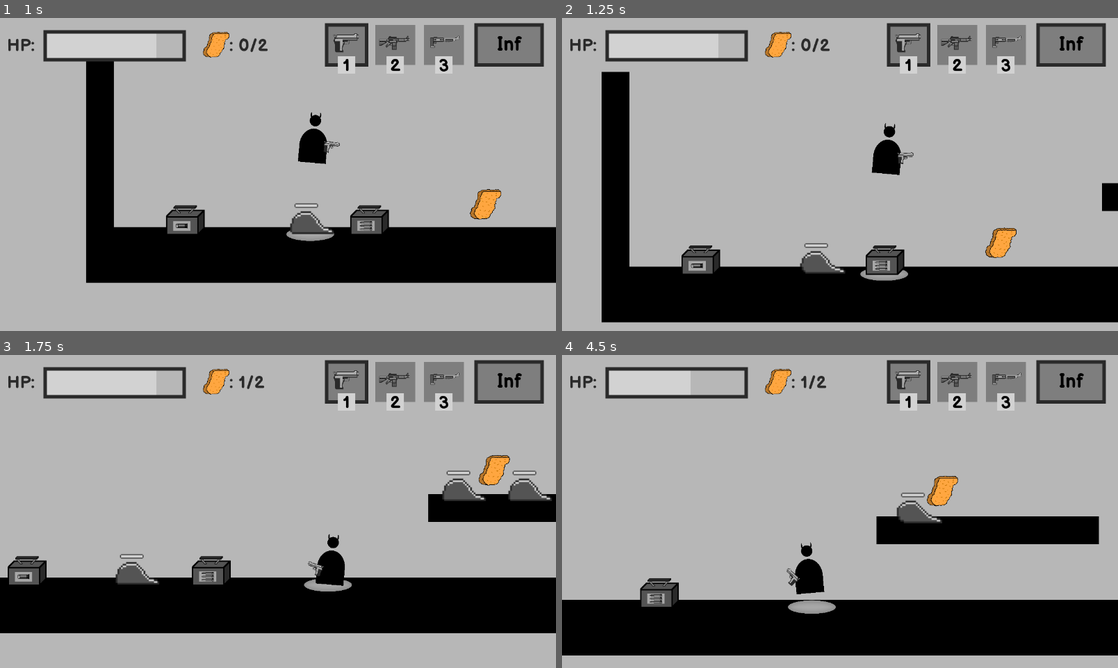
Above: before the commit, frames 1-4 (two rows, left to right).
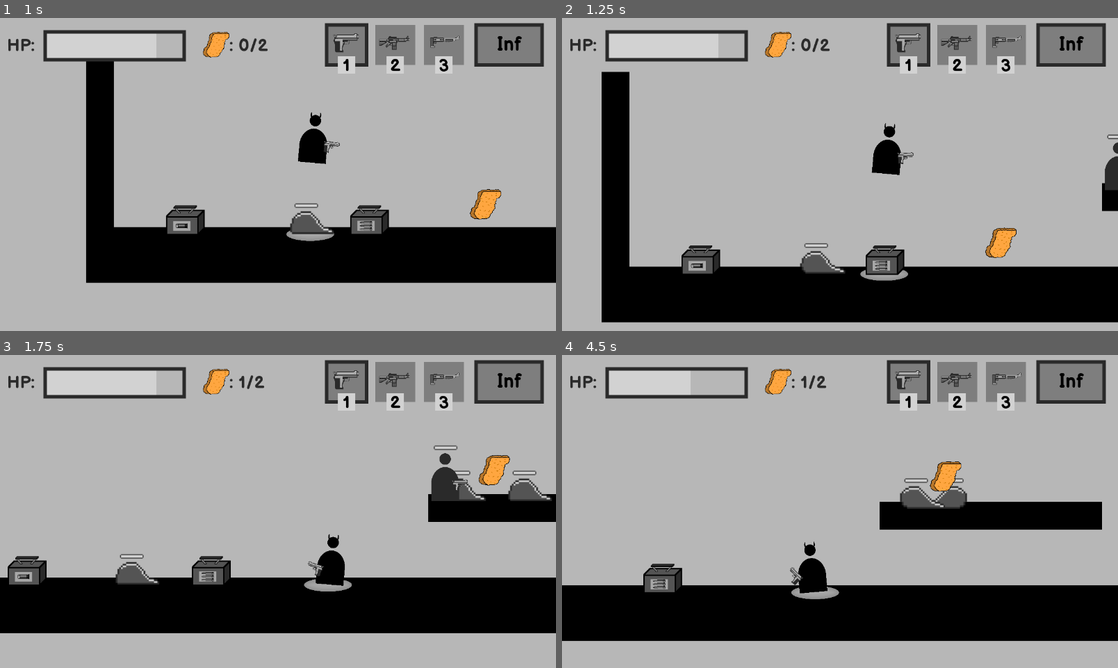
Above: after the commit, the same moments.

Repository: BesterCoder/nuggie-collector
Game: Godot game, scene res://levels/level_001.tscn
The game is run twice, just before and just after one commit, with the same random seed, the same clock (stepped at 60 frames per second) and the same inputs.
Inputs (mouse positions are in pixels of both pictures, inside the frame that each line leads up to):
- Up to frame 1 (1 s): move the mouse to (400, 158) at 0.52 s; press the mouse at (400, 158) at 0.53 s; hold D (move_right) from 0.53 s (still down); tap W (jump) at 0.77 s
- Up to frame 2 (1.25 s): keep holding D (move_right)
- Up to frame 3 (1.75 s): keep holding D (move_right); move the mouse to (166, 527) at 1.27 s; release the mouse at (166, 527) at 1.28 s; tap 1 (select_pistol) at 1.35 s; tap W (jump) at 1.52 s
- Up to frame 4 (4.5 s): move the mouse to (895, 442) at 2.02 s; release D (move_right) at 2.03 s; hold A (move_left) 2.03-2.78 s; tap 2 (select_rifle) at 2.1 s; move the mouse to (812, 574) at 2.77 s; hold D (move_right) 2.78-4.28 s; tap 3 (select_shotgun) at 2.85 s; tap W (jump) at 3.02, 3.77 s; move the mouse to (1006, 558) at 3.52 s; press the mouse at (1006, 558) at 3.53 s; move the mouse to (673, 464) at 4.27 s; release the mouse at (673, 464) at 4.28 s; hold A (move_left) from 4.28 s (still down); tap 1 (select_pistol) at 4.35 s

Frame 1 is identical in both runs. In frame 2, 0.3% of the frame differs, in the area x 97-100%, y 37-55%; in frame 3, 0.6%; in frame 4, 15%, in the area x 0-100%, y 34-96%.

Commit message:
Added initial enemy shooter
Enemy shooter targets player with a pistol when player
enters the detection area.

Shooting or movement is not yet implemented

Diff:
--- /dev/null
+++ b/characters/enemies/shooter/EnemyShooter.gd
@@ -0,0 +1,61 @@
+extends KinematicBody2D
+
+enum {DIR_LEFT = -1, DIR_RIGHT = 1, DIR_NONE = 0}
+
+var speed = 50
+var current_hp = -1
+var velocity = Vector2(0, 0)
+var shoot_target = null
+
+# export makes the variable modifiable in the scene editor
+export var direction = DIR_LEFT
+export var detects_cliffs = true
+export var hp_amount : int = 2
+
+func hurt():
+	current_hp -= 1
+	if current_hp == 0:
+		$HealthBar.get_node("ColorRect").rect_size.x = 0
+		queue_free()
+		return
+
+	var current_size = $HealthBar.get_node("ColorRect").rect_size.x
+	var new_size = float(current_size) * (float(current_hp) / hp_amount)
+	$HealthBar.get_node("ColorRect").rect_size.x = new_size
+
+func _ready():
+	current_hp = hp_amount
+	add_to_group("enemies")
+
+	# Set the floor checker ray to left or right of the collision box
+	# depending on the enemy's direction
+	$floor_checker.position.x = $CollisionShape2D.shape.get_extents().x * direction
+	$floor_checker.enabled = detects_cliffs
+
+
+func _physics_process(_delta):
+	# Flip the character if it hits a wall or while it hits the end of a cliff
+	# while being on the floor (ground)
+	# TODO: clener if
+	if is_on_wall() or (detects_cliffs and not $floor_checker.is_colliding() and is_on_floor()):
+		# Flip the direction
+		direction = direction * -1
+		# Set the floor checker ray to left or right of the collision box
+		# Depending on the enemy's direction
+		$floor_checker.position.x = $CollisionShape2D.shape.get_extents().x * direction
+
+	velocity.y += 20
+	velocity.x = speed * direction
+	velocity = move_and_slide(velocity, Vector2.UP)
+
+	if shoot_target != null:
+		$Pistol.look_at(shoot_target.global_position)
+
+func _on_player_body_entered(body):
+	$Pistol.look_at(body.global_position)
+	shoot_target = body
+
+
+func _on_player_body_exited(_body):
+	shoot_target = null
+	$Pistol.rotation = 0.0
--- /dev/null
+++ b/characters/enemies/shooter/EnemyShooter.tscn
@@ -0,0 +1,73 @@
+[gd_scene load_steps=7 format=2]
+
+[ext_resource path="res://assets/health_bar/health_bar.png" type="Texture" id=1]
+[ext_resource path="res://characters/enemies/shooter/EnemyShooter.gd" type="Script" id=2]
+[ext_resource path="res://characters/weapons/pistol/Pistol.tscn" type="PackedScene" id=3]
+[ext_resource path="res://assets/enemy_shooter/enemyshooterv01.png" type="Texture" id=4]
+
+[sub_resource type="RectangleShape2D" id=1]
+extents = Vector2( 24, 56 )
+
+[sub_resource type="CircleShape2D" id=2]
+radius = 992.29
+
+[node name="EnemyShooter" type="KinematicBody2D"]
+scale = Vector2( 2, 2 )
+collision_layer = 32
+collision_mask = 66
+script = ExtResource( 2 )
+
+[node name="Sprite" type="Sprite" parent="."]
+texture = ExtResource( 4 )
+
+[node name="CollisionShape2D" type="CollisionShape2D" parent="."]
+position = Vector2( 0, 32 )
+scale = Vector2( 4, 4 )
+shape = SubResource( 1 )
+
+[node name="floor_checker" type="RayCast2D" parent="."]
+position = Vector2( 0, 60 )
+enabled = true
+cast_to = Vector2( 0, 20 )
+collision_mask = 2
+
+[node name="HealthBar" type="Control" parent="."]
+margin_left = -112.0
+margin_top = -264.0
+margin_right = -84.0
+margin_bottom = -256.0
+rect_scale = Vector2( 8, 8 )
+__meta__ = {
+"_edit_group_": true,
+"_edit_use_anchors_": false
+}
+
+[node name="ColorRect" type="ColorRect" parent="HealthBar"]
+margin_left = 2.0
+margin_top = 1.0
+margin_right = 27.0
+margin_bottom = 6.0
+color = Color( 0.823529, 0.823529, 0.823529, 1 )
+__meta__ = {
+"_edit_use_anchors_": false
+}
+
+[node name="TextureRect" type="TextureRect" parent="HealthBar"]
+margin_right = 29.0
+margin_bottom = 7.0
+texture = ExtResource( 1 )
+__meta__ = {
+"_edit_use_anchors_": false
+}
+
+[node name="Pistol" parent="." instance=ExtResource( 3 )]
+position = Vector2( 134.5, 109.5 )
+scale = Vector2( 0.8, 0.8 )
+
+[node name="PlayerDetector" type="Area2D" parent="."]
+collision_layer = 32
+
+[node name="CollisionShape2D" type="CollisionShape2D" parent="PlayerDetector"]
+shape = SubResource( 2 )
+[connection signal="body_entered" from="PlayerDetector" to="." method="_on_player_body_entered"]
+[connection signal="body_exited" from="PlayerDetector" to="." method="_on_player_body_exited"]
--- a/levels/level_001.tscn
+++ b/levels/level_001.tscn
@@ -8,6 +8,7 @@
 [ext_resource path="res://items/nuggie/Nuggie.tscn" type="PackedScene" id=6]
 [ext_resource path="res://characters/player/PlayerHUD.tscn" type="PackedScene" id=7]
 [ext_resource path="res://items/ammo/Ammo.tscn" type="PackedScene" id=8]
+[ext_resource path="res://characters/enemies/shooter/EnemyShooter.tscn" type="PackedScene" id=9]
 
 [node name="Level_001" type="Node2D"]
 
@@ -54,6 +55,10 @@
 position = Vector2( 504, 352 )
 detects_cliffs = false
 
+[node name="EnemyShooter" parent="Enemies" instance=ExtResource( 9 )]
+position = Vector2( 1136, 184 )
+scale = Vector2( 0.25, 0.25 )
+
 [node name="Nuggies" type="Node2D" parent="."]
 
 [node name="Nuggie" parent="Nuggies" instance=ExtResource( 6 )]
Binary file added: assets/enemy_shooter/enemyshooterv01.png
Not shown, added: assets/enemy_shooter/enemyshooterv01.png.import
Not shown: 1 places in levels/level_001.tscn that only renumber resources
